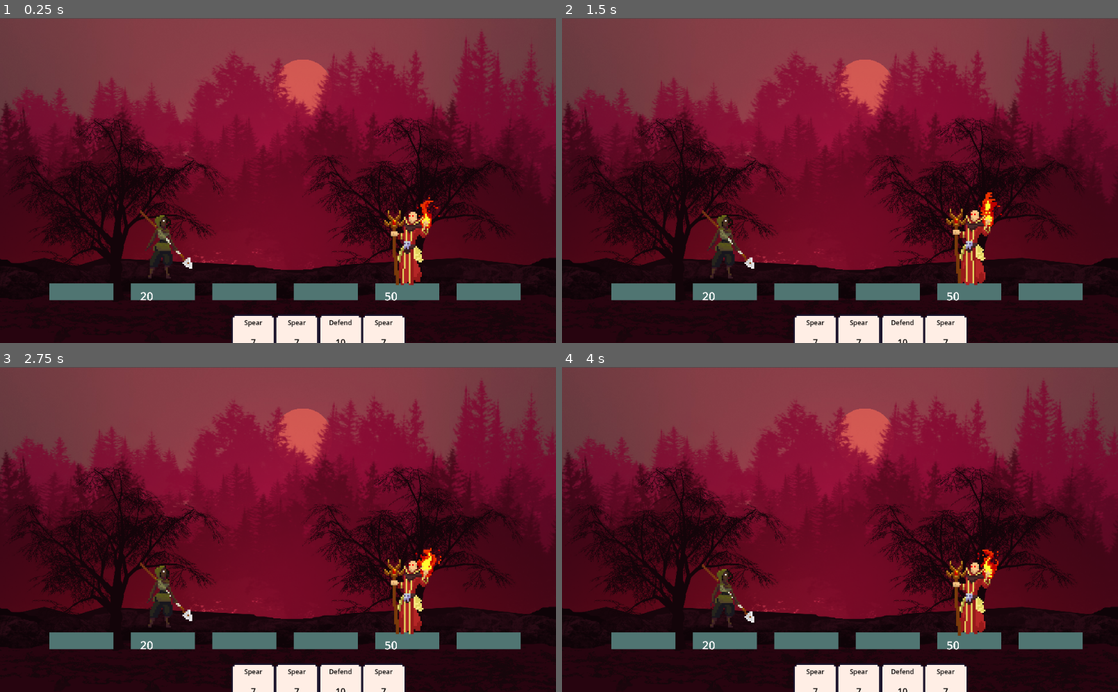
Above: before the commit, frames 1-4 (two rows, left to right).
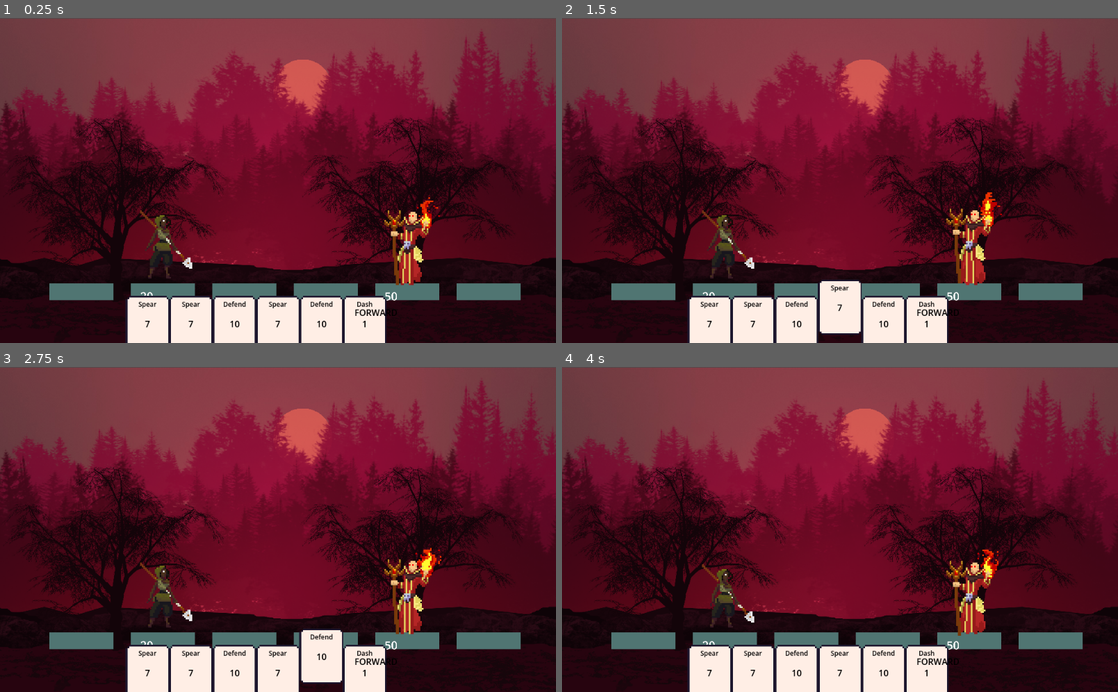
Above: after the commit, the same moments.

Repository: maxnovak/card-battle-time
Game: Godot game, scene res://Combat.tscn
The game is run twice, just before and just after one commit, with the same random seed, the same clock (stepped at 60 frames per second) and the same inputs.
Inputs (mouse positions are in pixels of both pictures, inside the frame that each line leads up to):
- Up to frame 1 (0.25 s): no input
- Up to frame 2 (1.5 s): move the mouse to (817, 342) at 0.52 s; click (817, 342) at 0.67 s; move the mouse to (856, 342) at 1.27 s; click (856, 342) at 1.42 s
- Up to frame 3 (2.75 s): move the mouse to (339, 691) at 2.02 s; click (339, 691) at 2.17 s
- Up to frame 4 (4 s): move the mouse to (945, 691) at 2.77 s; click (945, 691) at 2.92 s; move the mouse to (1006, 578) at 3.52 s; click (1006, 578) at 3.67 s

The runs differ from the first frame. In frame 1, 5.2% of the frame differs, in the area x 22-73%, y 85-100%; in frame 2, 5.8%, in the area x 22-73%, y 80-100%; in frame 3, 5.8%; in frame 4, 5.2%.

Commit message:
Refactor hand to own card positions and fix deck running out of cards

Diff:
--- a/Card.tscn
+++ b/Card.tscn
@@ -7,7 +7,6 @@
 size = Vector2(82, 103)
 
 [node name="Card" type="Node2D"]
-position = Vector2(200, 200)
 script = ExtResource("1_l743w")
 cardName = "Foobar"
 
--- a/Combat.tscn
+++ b/Combat.tscn
@@ -1,10 +1,12 @@
-[gd_scene load_steps=6 format=3 uid="uid://cjp0x2360ywfq"]
+[gd_scene load_steps=8 format=3 uid="uid://cjp0x2360ywfq"]
 
 [ext_resource type="Script" path="res://combat.gd" id="1_sabey"]
 [ext_resource type="Texture2D" uid="uid://cac3db4rwbws5" path="res://assets/Reference-Image.png" id="2_j3jnb"]
+[ext_resource type="Script" path="res://gui.gd" id="3_55fn4"]
 [ext_resource type="PackedScene" uid="uid://vb70ep72ce87" path="res://Hero/Hero.tscn" id="3_k2pbf"]
 [ext_resource type="PackedScene" uid="uid://cncc8a5j6c6vh" path="res://GUI/BattleGrid.tscn" id="3_uvy4p"]
 [ext_resource type="PackedScene" uid="uid://cmvw1gkyaj1ku" path="res://Enemies/Enemy/Enemy.tscn" id="4_ib54q"]
+[ext_resource type="Script" path="res://hand.gd" id="6_n4xav"]
 
 [node name="Combat" type="Node2D"]
 script = ExtResource("1_sabey")
@@ -15,6 +17,7 @@
 texture = ExtResource("2_j3jnb")
 
 [node name="GUI" type="Node2D" parent="."]
+script = ExtResource("3_55fn4")
 
 [node name="Battle Grid" parent="GUI" instance=ExtResource("3_uvy4p")]
 
@@ -36,10 +39,12 @@
 damage = 5
 
 [node name="Hand" type="Node2D" parent="."]
-position = Vector2(467, 598)
+position = Vector2(512, 564)
+script = ExtResource("6_n4xav")
 
 [node name="AttackTimer" type="Timer" parent="."]
 one_shot = true
 
 [connection signal="PhaseChange" from="." to="." method="_on_phase_change"]
+[connection signal="DisplayError" from="Hand" to="GUI" method="_on_hand_display_error"]
 [connection signal="timeout" from="AttackTimer" to="." method="_on_attack_timer_timeout"]
--- a/Global.gd
+++ b/Global.gd
@@ -29,7 +29,7 @@
 	ENEMY_ACTION, #Enemy chooses action and does it
 	ENEMY_CHOOSES_NEXT_ACTION, #Enemy action is chosen and displayed to player
 	ENEMY_CLEANUP, #Apply Enemy DoTs and things
-	PHASEFOO
+	COMBAT_END,
 }
 
 const TurnOrder = [
--- a/card.gd
+++ b/card.gd
@@ -1,4 +1,5 @@
 extends Node2D
+class_name Card
 
 signal card_clicked(MouseButton)
 
--- a/combat.gd
+++ b/combat.gd
@@ -24,7 +24,6 @@
 
 @export
 var enemy_position = 1 #0-2 for allowed locations
-var playedCard
 
 const enemy_positions = [
 	{
@@ -41,11 +40,9 @@
 	},
 ]
 
-var deckCards = []
-var discard = []
-var handCards = []
-
-var whosAction = Global.Actor.PLAYER
+var deckCards: Array[Card] = []
+var discard: Array[Card] = []
+var playedCard: Card
 var currentPhase: Global.Phases: set = set_phase
 
 func _ready():
@@ -56,7 +53,7 @@
 		card.cardName = huntressCard.cardName
 		card.direction = huntressCard.direction
 		card.flippedCard = huntressCard.flippedCard
-		card.card_clicked.connect(_on_card_clicked.bind(card))
+		card.card_clicked.connect($Hand._on_card_clicked.bind(card))
 		deckCards.append(card)
 	deckCards.shuffle()
 	dealCards()
@@ -67,59 +64,10 @@
 	$Hero.position = Vector2(hero_positions[hero_position].x, hero_positions[hero_position].y)
 	$Enemy.position = Vector2(enemy_positions[enemy_position].x, enemy_positions[enemy_position].y)
 
-func _on_card_clicked(mouseButton, card):
-	$GUI/Error.text = ""
-	if currentPhase != Global.Phases.PLAY_CARD:
-		return
-
-	if card.flippedCard == null && mouseButton == MOUSE_BUTTON_RIGHT:
-		return
-
-	if card.flippedCard != null && mouseButton == MOUSE_BUTTON_RIGHT:
-		var newFlip = CardClass.new({
-			cardName = card.flippedCard.cardName,
-			amount = card.flippedCard.amount,
-			effect = card.flippedCard.effect,
-			direction = card.flippedCard.direction,
-			flippedCard = CardClass.new({
-				cardName = card.cardName,
-				amount = card.amount,
-				effect = card.effect,
-				direction = card.direction,
-			}),
-		})
-		card.effect = newFlip.effect
-		card.amount = newFlip.amount
-		card.cardName = newFlip.cardName
-		card.direction = newFlip.direction
-		card.flippedCard = newFlip.flippedCard
-		return
-
-	var reason = is_unplayable(card)
-	if reason != null:
-		$GUI/Error.text = reason
-		return
-
-	$Hand.remove_child(card)
-	discard.append(card)
-	playedCard = card
-	currentPhase = Global.TurnOrder[Global.TurnOrder.find(currentPhase) + 1]
-
 func set_phase(value):
 	if currentPhase != value:
 		currentPhase = value
 		PhaseChange.emit(value)
-
-func is_unplayable(card):
-	if card.effect == Global.EffectTypes.MOVEMENT \
-		&& card.direction == Global.Direction.FORWARD \
-		&& hero_position == 2:
-		return "Cannot move forward anymore"
-	if card.effect == Global.EffectTypes.MOVEMENT \
-		&& card.direction == Global.Direction.BACKWARDS \
-		&& hero_position == 0:
-		return "Cannot move back anymore"
-	return null
 
 func applyCardEffect(card):
 	if card.effect == Global.EffectTypes.DAMAGE:
@@ -143,7 +91,7 @@
 
 func dealCards():
 	if deckCards.size() >= 3:
-		for i in range(3):
+		for i in range(5):
 			var card = deckCards.pop_front()
 			card.position = Vector2(80*i, 0)
 			$Hand.add_child(card, true)
@@ -157,6 +105,11 @@
 		var card = deckCards.pop_front()
 		card.position = Vector2(80*i, 0)
 		$Hand.add_child(card, true)
+
+func shuffleDeck():
+	discard.shuffle()
+	deckCards.append_array(discard)
+	discard.clear()
 
 func enemyAttack():
 	$AttackTimer.start()
@@ -175,10 +128,14 @@
 		target.health -= amount
 
 func _on_phase_change(phase):
+	if $Enemy.health == 0:
+		currentPhase = Global.Phases.COMBAT_END
 	if !$AttackTimer.is_stopped():
 		await $AttackTimer.timeout
 
 	if phase == Global.Phases.DRAW:
+		if deckCards.size() == 0:
+			shuffleDeck()
 		var card = deckCards.pop_front()
 		card.position = Vector2(80*$Hand.get_child_count(), 0)
 		$Hand.add_child(card, true)
@@ -189,13 +146,11 @@
 
 	if phase == Global.Phases.PLAYER_COMBAT:
 		$AttackTimer.start()
+		applyCardEffect(playedCard)
 		playedCard = null
 		currentPhase = Global.TurnOrder[Global.TurnOrder.find(currentPhase) + 1]
 
 	if phase == Global.Phases.PLAYER_CLEANUP:
-		for card in $Hand.get_children():
-			card.position = Vector2(80*card.get_index(), 0)
-			$Hand.add_child(card, true)
 		currentPhase = Global.TurnOrder[Global.TurnOrder.find(currentPhase) + 1]
 
 	if phase == Global.Phases.ENEMY_ACTION:
--- /dev/null
+++ b/gui.gd
@@ -0,0 +1,4 @@
+extends Node2D
+
+func _on_hand_display_error(message):
+	$Error.text = message
--- /dev/null
+++ b/hand.gd
@@ -0,0 +1,60 @@
+extends Node2D
+
+signal DisplayError(message: String)
+
+const cardWidthMove = 80
+
+# Called when the node enters the scene tree for the first time.
+func _notification(what):
+	if what == NOTIFICATION_CHILD_ORDER_CHANGED:
+		for card in get_children():
+			card.position = Vector2(cardWidthMove*(card.get_index()-get_child_count()/2.0), 0)
+
+func _on_card_clicked(mouseButton, card):
+	DisplayError.emit("")
+	if get_parent().currentPhase != Global.Phases.PLAY_CARD:
+		return
+
+	if card.flippedCard == null && mouseButton == MOUSE_BUTTON_RIGHT:
+		return
+
+	if card.flippedCard != null && mouseButton == MOUSE_BUTTON_RIGHT:
+		var newFlip = CardClass.new({
+			cardName = card.flippedCard.cardName,
+			amount = card.flippedCard.amount,
+			effect = card.flippedCard.effect,
+			direction = card.flippedCard.direction,
+			flippedCard = CardClass.new({
+				cardName = card.cardName,
+				amount = card.amount,
+				effect = card.effect,
+				direction = card.direction,
+			}),
+		})
+		card.effect = newFlip.effect
+		card.amount = newFlip.amount
+		card.cardName = newFlip.cardName
+		card.direction = newFlip.direction
+		card.flippedCard = newFlip.flippedCard
+		return
+
+	var reason = is_unplayable(card)
+	if reason != null:
+		DisplayError.emit(reason)
+		return
+
+	remove_child(card)
+	get_parent().discard.append(card)
+	get_parent().playedCard = card
+	get_parent().currentPhase = Global.TurnOrder[Global.TurnOrder.find(get_parent().currentPhase) + 1]
+
+func is_unplayable(card):
+	if card.effect == Global.EffectTypes.MOVEMENT \
+		&& card.direction == Global.Direction.FORWARD \
+		&& get_parent().hero_position == 2:
+		return "Cannot move forward anymore"
+	if card.effect == Global.EffectTypes.MOVEMENT \
+		&& card.direction == Global.Direction.BACKWARDS \
+		&& get_parent().hero_position == 0:
+		return "Cannot move back anymore"
+	return null
